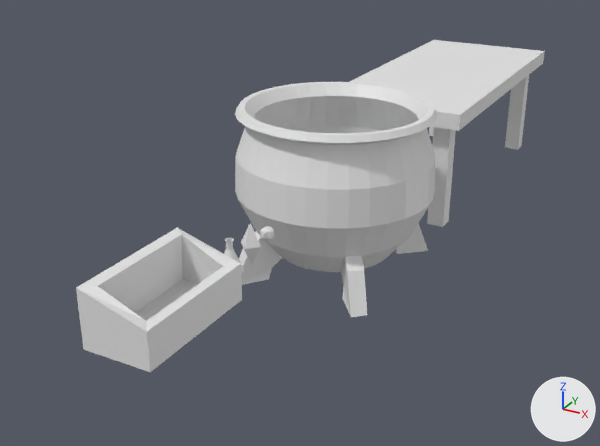
Two versions of the Blender file Assets/Meshes/all_meshes.blend, one commit apart.
Camera for both pictures: a 50 mm camera at (1.214, -1.789, 1.057) aimed at (-0.147, 0.685, -0.18). Lighting does not change. The marker at lower right points along +X, +Y and +Z.

The scene before the commit, as lines of its bpy script (objects in view):
```python
me_cube_001 = bpy.data.meshes.new('Cube.001')
me_cube_001.from_pydata(...)  # 8 vertices, 5 faces; spans x -0.104..0.104, y -0.504..-0.101, z -0.056..0.117
me_cylinder = bpy.data.meshes.new('Cylinder')
me_cylinder.from_pydata(...)  # 480 vertices, 486 faces; spans x -0.349..0.349, y 0.321..1.019, z -0.31..0.29
me_cylinder_002 = bpy.data.meshes.new('Cylinder.002')
me_cylinder_002.from_pydata(...)  # 96 vertices, 81 faces; spans x -0.04..0.04, y -0.04..0.04, z -0.035..0.0626
ob_cauldron = bpy.data.objects.new('Cauldron', me_cylinder)
ob_cauldron.location = (0.0, 0.0, 0.0)
ob_ingredient_box = bpy.data.objects.new('Ingredient_box', me_cube_001)
ob_ingredient_box.location = (0.0, 0.0, 0.0)
_m = ob_ingredient_box.modifiers.new('Solidify', 'SOLIDIFY')
_m.thickness = 0.05
ob_potion = bpy.data.objects.new('Potion', me_cylinder_002)
ob_potion.location = (0.0, 0.0, 0.0)
_m = ob_potion.modifiers.new('Solidify', 'SOLIDIFY')
_m.thickness = 0.001
# also in view: 'Table' at (0.0, 1.765, -0.061)
```
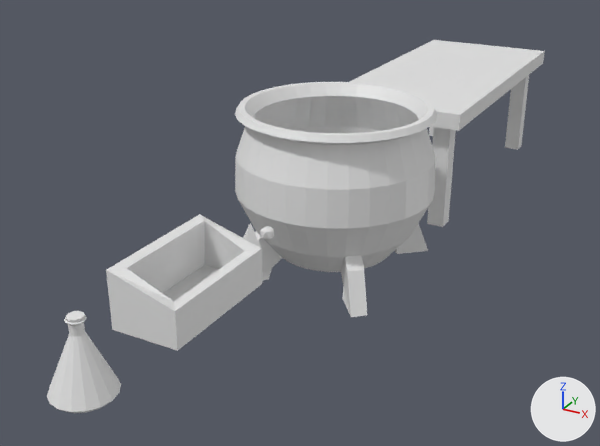
Commit message: Better potion model + liquid and stopper models

Where the newer file only moved an object's origin or applied its transform, the numbers keep the older frame.

What differs and where, as boxes (x1, y1, x2, y2) in the pictures (600 x 446 px):
'Ingredient_box', moved: before (76, 228, 242, 372); after (106, 214, 262, 351)
'Potion', reshaped, moved: before (224, 238, 244, 274); after (47, 315, 121, 413)
'Potion_stopper', added: after (66, 311, 85, 323)

The edits, one by one:
me_cylinder_002 is used by ob_potion; location (0.0, 0.0, 0.0).
me_cylinder_002 had 96 vertices, 81 faces and spanned x -0.04..0.04, y -0.04..0.04, z -0.035..0.0626.
me_cylinder_002 now has 160 vertices, 146 faces and spans x -0.0841..0.0841, y -0.0841..0.0841, z -0.1154..0.0884.
me_cylinder_002 part 2: the whole mesh is rebuilt.
me_cube_001 has 8 vertices, 5 faces and spans x -0.104..0.104, y -0.504..-0.101, z -0.056..0.117.
me_cube_001 is used by ob_ingredient_box; location (0.0, 0.0, 0.0).
me_cube_001 part 1: the whole mesh is moved by (0.0, 0.302, -0.015).
Mesh me_cylinder_007 is new.
It is a 16-sided cut cone along z (radius 0.0126 at the low end, 0.0204 at the high end) spanning x -0.0204..0.0204, y -0.0204..0.0204, z -0.0184..0.0184.
Object 'Potion' (ob_potion) moves from (0.0, 0.0, 0.0) to (0.0, -0.618, 0.032).
Object 'Ingredient_box' (ob_ingredient_box) moves from (0.0, 0.0, 0.0) to (0.0, -0.195, 0.015).
Object 'Potion_stopper' (ob_potion_stopper) is new; it shows me_cylinder_007.
Its location is (0.0, -0.617, 0.109).
